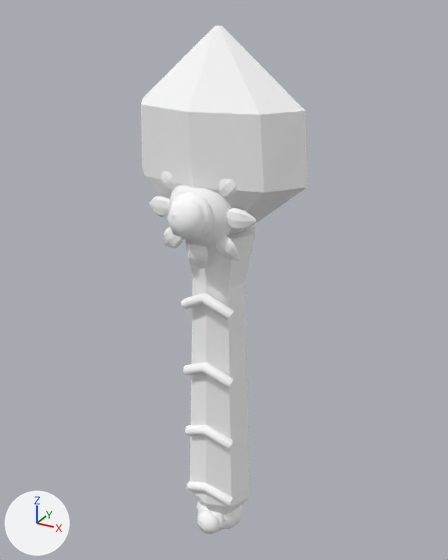
The OBJ model src/main/resources/assets/sunlit_journal_core/models/fantasy/sun_blessing/shovel.obj: old version first, new version second.
One viewpoint serves both versions: a camera (50 mm lens) standing at (0.95, -1.302, 0.919) and looking at (0.5, -0.485, 0.51). The lights are fixed; the arrows at lower left show +X, +Y and +Z. The first picture is the older version. Where no turn or scale is listed for an object, it has been applied to the vertices. Vertices at exactly the same position are counted once.

In view in the first picture: 'shovel'.
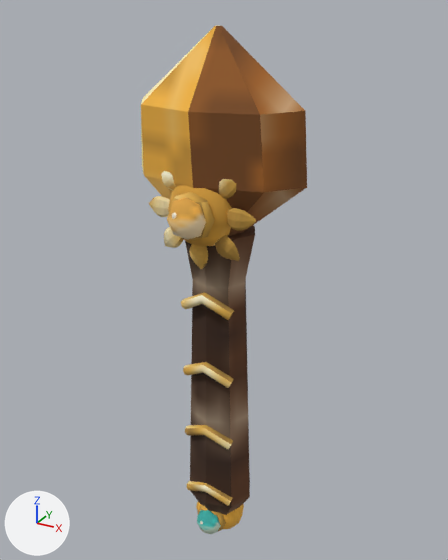
Boxes (x1, y1, x2, y2) around the edits, measured in the pictures (448 x 560 px):
'shovel', surface changed (white to brown)
    both: (141, 26, 307, 534)

The edits, one by one:
Picture 'gem' (img_gem) is new.
Picture 'light' (img_light) is new.
Picture 'shade' (img_shade) is new.
Picture 'edge' (img_edge) is new.
Picture 'accent' (img_accent) is new.
Picture 'main' (img_main) is new.
Picture 'metal' (img_metal) is new.
Picture 'grip' (img_grip) is new.
Picture 'grip_shade' (img_grip_shade) is new.
Material 'grip_shade' (mat_grip_shade) changes its picture from img_fantasy_white to img_grip_shade.
Material 'grip' (mat_grip) changes its picture from img_fantasy_white to img_grip.
Material 'metal' (mat_metal) changes its picture from img_fantasy_white to img_metal.
Material 'main' (mat_main) changes its picture from img_fantasy_white to img_main.
Material 'accent' (mat_accent) changes its picture from img_fantasy_white to img_accent.
Material 'edge' (mat_edge) changes its picture from img_fantasy_white to img_edge.
Material 'shade' (mat_shade) changes its picture from img_fantasy_white to img_shade.
Material 'light' (mat_light) changes its picture from img_fantasy_white to img_light.
Material 'gem' (mat_gem) changes its picture from img_fantasy_white to img_gem.
me_shovel has 1018 vertices, 1948 faces and spans x 0.358..0.642, y -0.618..-0.417, z -0.002..0.896.
me_shovel is used by ob_shovel; location (0.0, 0.0, 0.0).
me_shovel part 1: texture (UV) coordinates of 1948 of 1948 faces, centred in x 0.375..0.625, y -0.614..-0.428, z 0.002..0.896, changed; they spanned u 0.5..0.5, v 0.5..0.5 and now span u 0.0..1.0, v 0.0..1.0.
